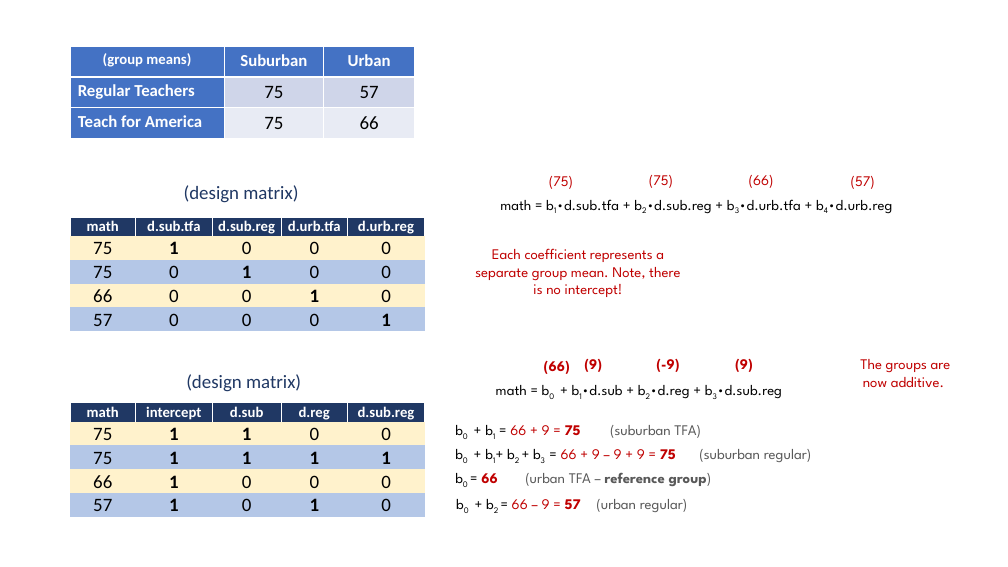
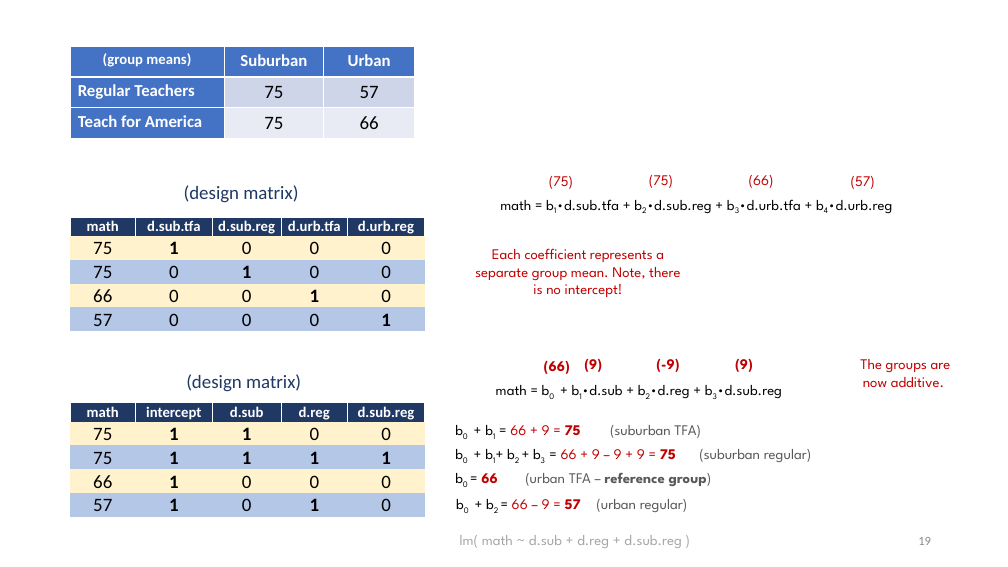
Before and after one commit to Watts-College/cpp-523-template, a slide deck: slide 19 of lectures/hypotheses-tests-with-dummy-variables.pptx (slide 17 before the commit). Drawn at 1008x567 pixels with LibreOffice and Linux fonts; fonts in the diff are those of the drawing. Boxes give left, top, right and bottom in pixels: in the first picture for what was removed or moved away, otherwise in the second. Text is boxed around its words. In the diff, an @@ line names an element or a change of style, - is before the commit and + after.

```diff
--- a/lectures/hypotheses-tests-with-dummy-variables.pptx
+++ b/lectures/hypotheses-tests-with-dummy-variables.pptx
@@ text added at <box>460,535,681,548</box>, 14 pt, text #A6A6A6 @@
+lm( math ~ d.sub + d.reg + d.sub.reg )
@@ page number added at <box>918,537,931,545</box>, 12 pt, text #8C8C8C @@
+19
```
Also in this commit, not shown: 31 other slides changed, 3 slides added, 1 other file.
